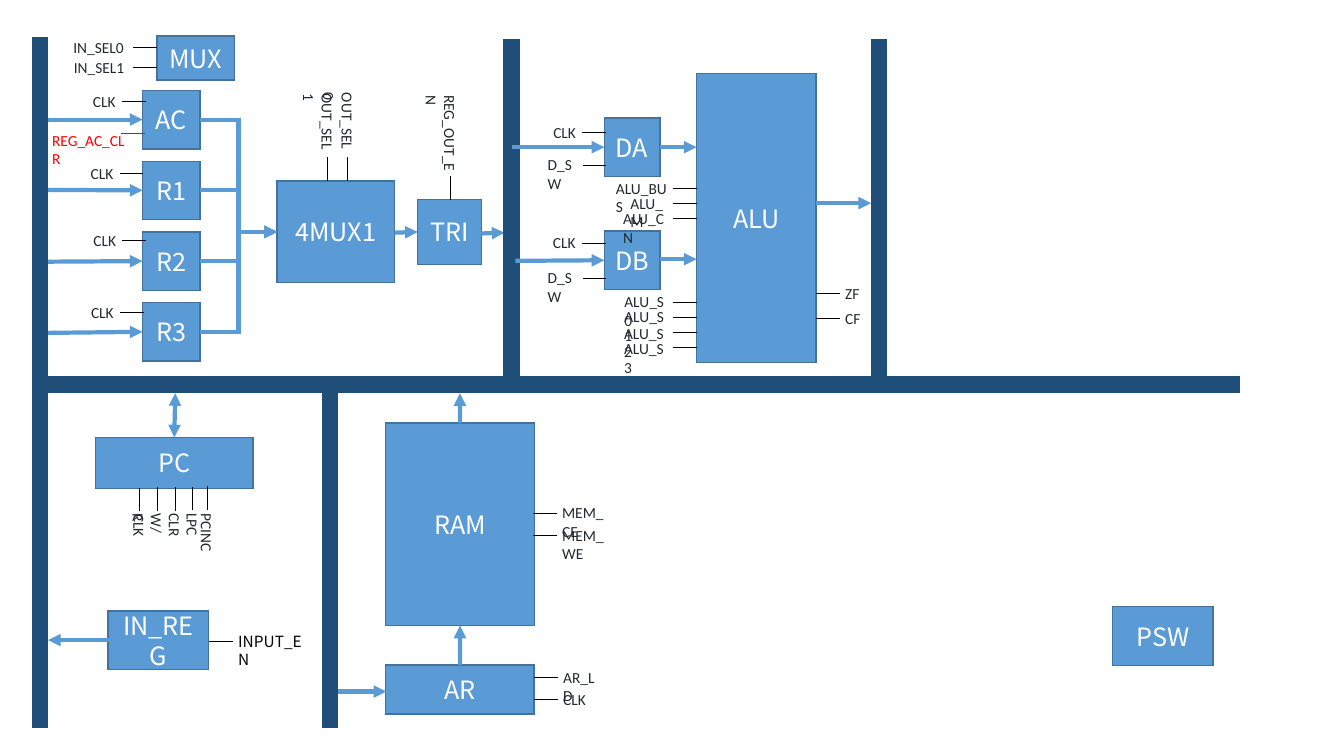
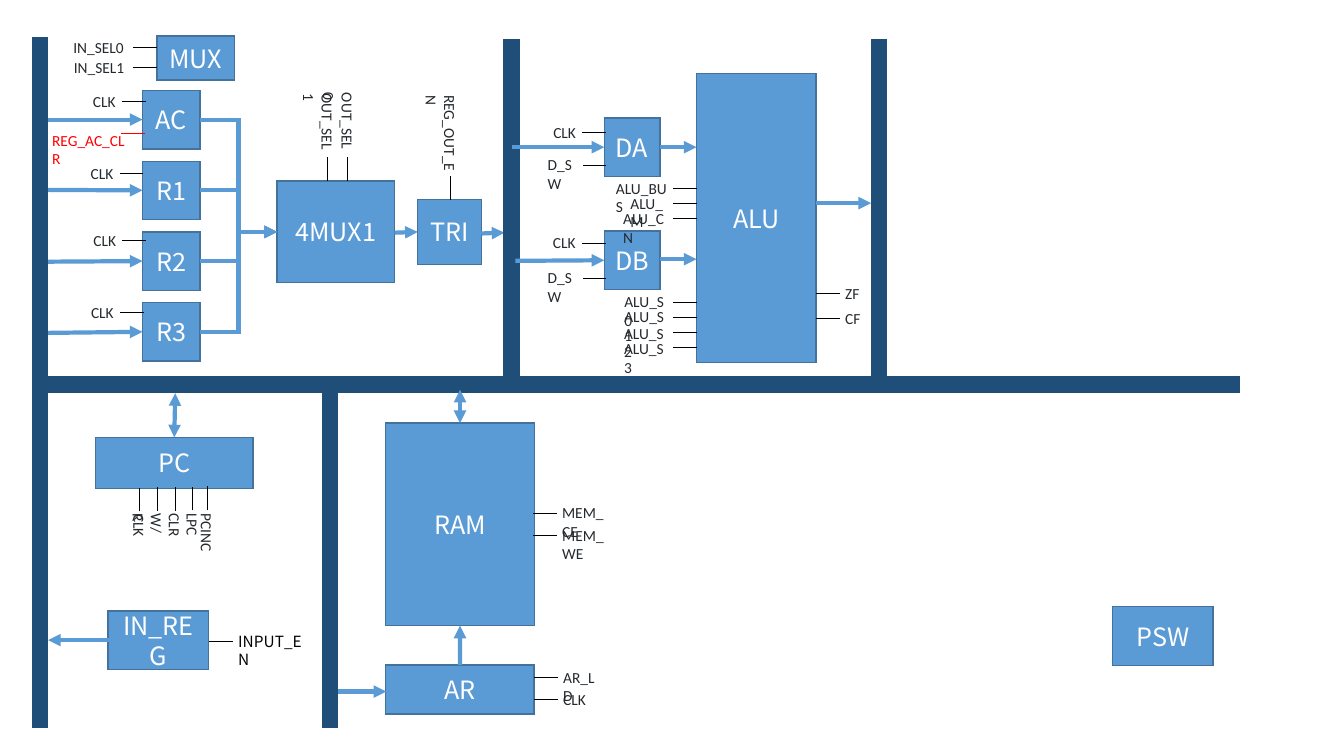
Before and after one commit to clpl/proteus-CPU, a slide deck: slide 1 of 数据通路图.pptx. Drawn at 1344x756 pixels with LibreOffice and Linux fonts; fonts in the diff are those of the drawing. Boxes give left, top, right and bottom in pixels: in the first picture for what was removed or moved away, otherwise in the second. Text is boxed around its words. In the diff, an @@ line names an element or a change of style, - is before the commit and + after.

Commit message:
更新 数据通路

```diff
--- a/数据通路图.pptx
+++ b/数据通路图.pptx
@@ arrow moved from (460, 423) - (460, 393) to (460, 423) - (460, 390) @@
@@ arrow (460, 423) - (460, 390): arrow to double arrow @@
```
